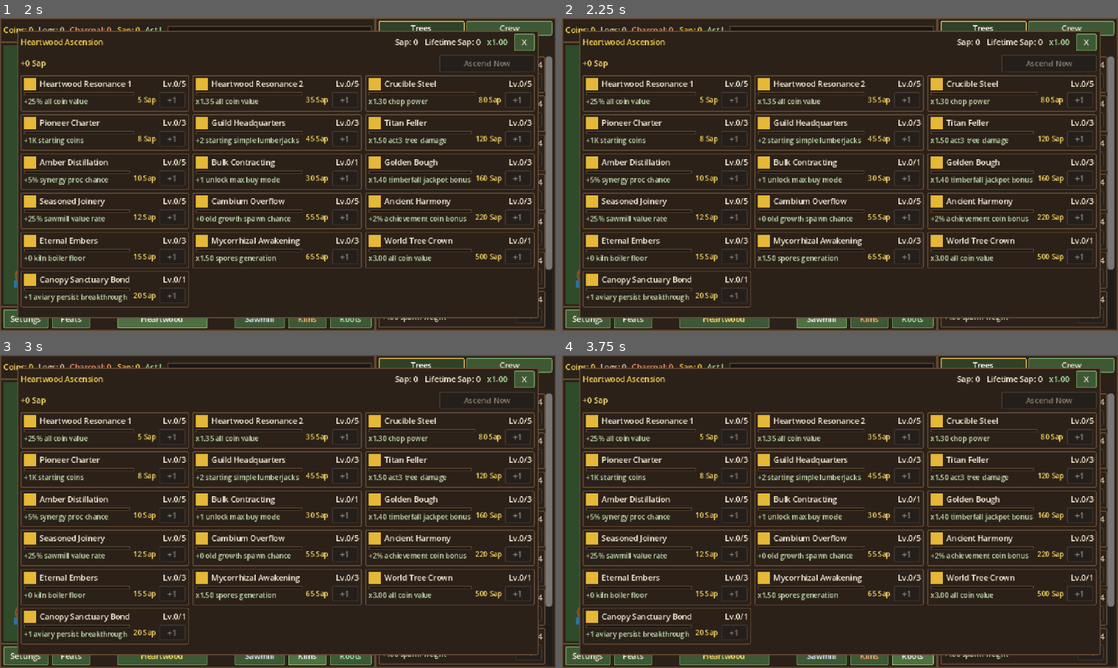
Above: before the commit, frames 1-4 (two rows, left to right).
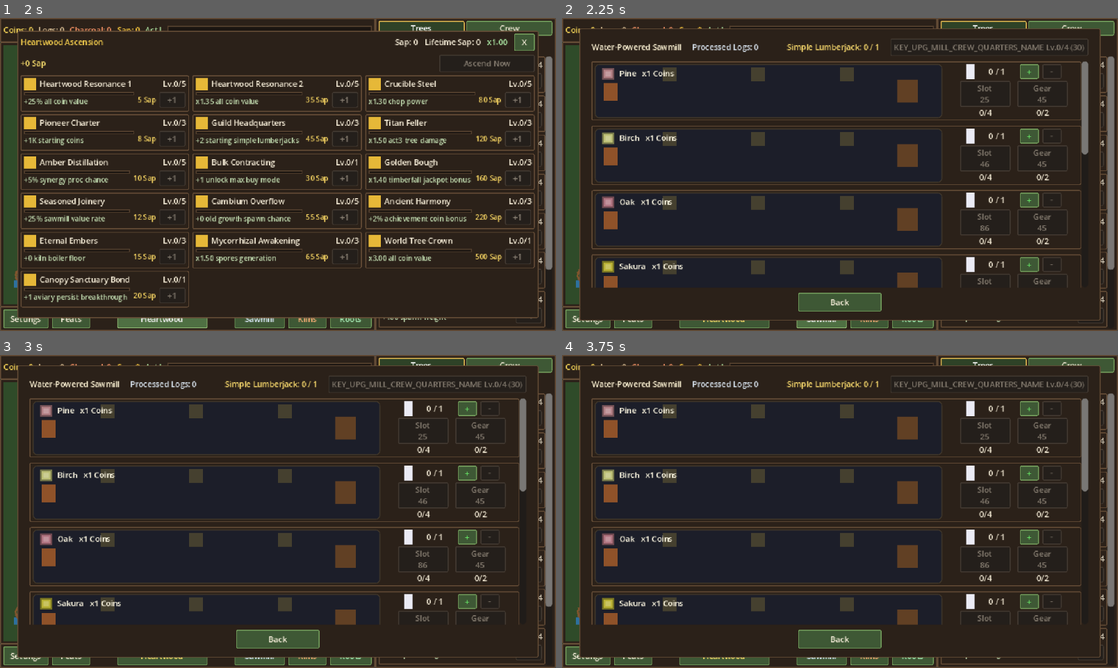
Above: after the commit, the same moments.

Repository: JS-Marinn/treecremental-game
Game: Godot game, scene res://src/boot/boot.tscn
The game is run twice, just before and just after one commit, with the same random seed, the same clock (stepped at 60 frames per second) and the same inputs.
Inputs:
- Up to frame 1 (2 s): click "Feats" at 0.5 s; click "Heartwood" at 1.25 s
- Up to frame 2 (2.25 s): click "Sawmill" at 2 s
- Up to frame 3 (3 s): click "Kilns" at 2.75 s
- Up to frame 4 (3.75 s): click "Roots" at 3.5 s

Frame 1 is identical in both runs. In frame 2, 25% of the frame differs, in the area x 3-97%, y 3-97%; in frame 3, 25%, in the area x 3-97%, y 3-100%; in frame 4, 25%.

Commit message:
test(ecology,prestige): implement Step 5.4 Milestone 5 verification gate and wire separated loop modals into Boot

Diff:
--- a/src/boot/boot.gd
+++ b/src/boot/boot.gd
@@ -1,11 +1,15 @@
 extends Node
 ## Boot entry point (res://src/boot/boot.tscn).
 ## Initializes LocaleResolver, instantiates the Right-Hand Docked MainScreen, mounts the
-## 3/4 LoggingClearing into %WorldRoot, instantiates SawmillModule (Loop 2) and KilnModule (Loop 3),
-## and wires EventBus upgrade/worker/synergy/boiler signals.
+## 3/4 LoggingClearing into %WorldRoot, instantiates SawmillModule (Loop 2), KilnModule (Loop 3),
+## AviaryModule (Loop 4), MyceliumModule (Loop 5), and PrestigeModule, and wires the separated
+## loop modals (The Sawmill, Charcoal Kilns, Canopy Aviary & Mycelium, Heartwood Prestige).
 
 const MAIN_SCREEN_SCENE: PackedScene = preload("res://scenes/ui/main_screen.tscn")
 const LOGGING_CLEARING_SCENE: PackedScene = preload("res://scenes/world/logging_clearing.tscn")
+const MODAL_SAWMILL_SCENE: PackedScene = preload("res://scenes/ui/modals/modal_sawmill.tscn")
+const MODAL_KILNS_SCENE: PackedScene = preload("res://scenes/ui/modals/modal_kilns.tscn")
+const MODAL_ECOLOGY_SCENE: PackedScene = preload("res://scenes/ui/modals/modal_ecology.tscn")
 const MODAL_PRESTIGE_SCENE: PackedScene = preload("res://scenes/ui/modals/modal_prestige.tscn")
 const MODAL_ACHIEVEMENTS_SCENE: PackedScene = preload("res://scenes/ui/modals/modal_achievements.tscn")
 const MODAL_SETTINGS_SCENE: PackedScene = preload("res://scenes/ui/modals/modal_settings.tscn")
@@ -14,6 +18,9 @@
 var logging_camp: LoggingCampModule
 var sawmill_module: SawmillModule
 var kiln_module: KilnModule
+var aviary_module: AviaryModule
+var mycelium_module: MyceliumModule
+var prestige_module: PrestigeModule
 
 
 func _ready() -> void:
@@ -33,6 +40,11 @@
 	add_child(kiln_module)
 	kiln_module.thermal_pressure_changed.connect(_on_thermal_pressure_changed)
 
+	aviary_module = AviaryModule.new()
+	aviary_module.name = "AviaryModule"
+	aviary_module.bind_wallet(main_screen.wallet)
+	add_child(aviary_module)
+
 	var world_root: Node2D = main_screen.get_world_root()
 	if world_root != null:
 		logging_camp = LOGGING_CLEARING_SCENE.instantiate() as LoggingCampModule
@@ -41,6 +53,16 @@
 		if logging_camp.compound_landmark != null:
 			logging_camp.compound_landmark.stoke_requested.connect(func() -> void: kiln_module.stoke_boiler())
 			_sync_compound_landmark()
+
+	mycelium_module = MyceliumModule.new()
+	mycelium_module.name = "MyceliumModule"
+	mycelium_module.bind_dependencies(main_screen.wallet, logging_camp)
+	add_child(mycelium_module)
+
+	prestige_module = PrestigeModule.new()
+	prestige_module.name = "PrestigeModule"
+	prestige_module.bind_dependencies(main_screen, sawmill_module, kiln_module, logging_camp)
+	add_child(prestige_module)
 
 	if is_instance_valid(EventBus):
 		EventBus.upgrade_purchased.connect(_on_upgrade_purchased)
@@ -83,10 +105,22 @@
 	if main_screen == null:
 		return
 	match modal_id:
+		&"sawmill":
+			var modal: ModalSawmillView = MODAL_SAWMILL_SCENE.instantiate() as ModalSawmillView
+			main_screen.show_modal(modal)
+			modal.bind_main_screen(main_screen)
+		&"kilns":
+			var modal: ModalKilnsView = MODAL_KILNS_SCENE.instantiate() as ModalKilnsView
+			main_screen.show_modal(modal)
+			modal.bind_dependencies(main_screen, kiln_module)
+		&"ecology":
+			var modal: ModalEcologyView = MODAL_ECOLOGY_SCENE.instantiate() as ModalEcologyView
+			main_screen.show_modal(modal)
+			modal.bind_dependencies(main_screen, aviary_module, mycelium_module)
 		&"prestige":
 			var modal: ModalPrestigeView = MODAL_PRESTIGE_SCENE.instantiate() as ModalPrestigeView
-			modal.bind_wallet(main_screen.wallet)
 			main_screen.show_modal(modal)
+			modal.bind_dependencies(main_screen, prestige_module)
 		&"achievements":
 			var modal: ModalAchievementsView = MODAL_ACHIEVEMENTS_SCENE.instantiate() as ModalAchievementsView
 			main_screen.show_modal(modal)
--- a/src/features/prestige/prestige_module.gd
+++ b/src/features/prestige/prestige_module.gd
@@ -81,7 +81,7 @@
 
 	if is_instance_valid(EventBus):
 		EventBus.prestige_performed.emit(pending, wallet.get_balance(&"sap"))
-		EventBus.act_breakthrough_unlocked.emit(main_screen.current_act_index + 1)
+		EventBus.breakthrough_reached.emit(main_screen.current_act_index)
 	return pending
 
 
--- a/src/ui/components/sawmill_lane_view.gd
+++ b/src/ui/components/sawmill_lane_view.gd
@@ -17,7 +17,6 @@
 
 @onready var _species_icon: TextureRect = get_node_or_null("%SpeciesIcon") as TextureRect
 @onready var _lane_title_label: Label = get_node_or_null("%LaneTitleLabel") as Label
-@onready var _lane_track: Control = get_node_or_null("%LaneTrackCanvas") as Control
 @onready var _workers_layer: Control = get_node_or_null("%LaneWorkersLayer") as Control
 @onready var _assigned_label: Label = get_node_or_null("%AssignedCountLabel") as Label
 @onready var _plus_btn: Button = get_node_or_null("%PlusWorkerButton") as Button
@@ -136,8 +135,8 @@
 	var h: int = abs(sid.hash())
 	var col := Color(
 		0.45 + float(h % 40) / 100.0,
-		0.32 + float((h / 7) % 45) / 100.0,
-		0.18 + float((h / 31) % 35) / 100.0,
+		0.32 + float((h >> 3) % 45) / 100.0,
+		0.18 + float((h >> 5) % 35) / 100.0,
 		1.0
 	)
 	var img := Image.create(14, 14, false, Image.FORMAT_RGBA8)
--- a/src/ui/main_screen.gd
+++ b/src/ui/main_screen.gd
@@ -89,6 +89,7 @@
 		_left_compound_col != null
 		and _top_resource_bar != null
 		and _compound_viewport != null
+		and _bottom_access_bar != null
 		and _right_command_dock != null
 	)
 
--- a/src/ui/modals/modal_sawmill.gd
+++ b/src/ui/modals/modal_sawmill.gd
@@ -46,6 +46,8 @@
 	var disp: RosterDispatcher = main_screen.roster_dispatcher
 	var act_idx: int = main_screen.current_act_index
 
+	if _title_label != null:
+		_title_label.text = tr("KEY_MODULE_SAWMILL")
 	if _logs_balance_label != null:
 		_logs_balance_label.text = "%s: %s" % [
 			tr("KEY_RESOURCE_PROCESSED_LOGS"),
--- a/tests/smoke/smoke_formulas.gd
+++ b/tests/smoke/smoke_formulas.gd
@@ -22,6 +22,7 @@
 	_test_milestone_2_ui()
 	_test_milestone_3_clearing()
 	_test_milestone_4_sawmill_and_kilns()
+	_test_milestone_5_separated_loops_tertiary_and_prestige()
 	print("SMOKE RESULT: %s (%d failures)" % ["PASS" if _fails == 0 else "FAIL", _fails])
 	get_tree().quit(_fails)
 
@@ -206,11 +207,13 @@
 	var left_col: Control = main_screen.get_node_or_null("%LeftCompoundColumn") as Control
 	var top_bar: Control = main_screen.get_node_or_null("%TopResourceBar") as Control
 	var clearing_vp: Control = main_screen.get_node_or_null("%CompoundViewportContainer") as Control
+	var bottom_bar: Control = main_screen.get_node_or_null("%BottomLoopAccessBar") as Control
 	var right_dock: Control = main_screen.get_node_or_null("%RightCommandDock") as Control
-	_check("MainScreen 432+208 Right-Hand Docked split geometry",
+	_check("MainScreen 432+208 Right-Hand Docked split geometry with BottomLoopAccessBar",
 		left_col != null and left_col.custom_minimum_size == Vector2(432, 360)
 		and top_bar != null and top_bar.custom_minimum_size == Vector2(432, 28)
-		and clearing_vp != null and clearing_vp.custom_minimum_size == Vector2(432, 332)
+		and clearing_vp != null and clearing_vp.custom_minimum_size == Vector2(432, 304)
+		and bottom_bar != null and bottom_bar.custom_minimum_size == Vector2(432, 28)
 		and right_dock != null and right_dock.custom_minimum_size == Vector2(208, 360))
 	var main_split: Control = main_screen.get_node_or_null("MainSplit") as Control
 	var split_min: Vector2 = main_split.get_combined_minimum_size() if main_split != null else Vector2.ZERO
@@ -411,3 +414,87 @@
 	kiln.free()
 	wallet.free()
 	StatAggregator.clear_all()
+
+
+func _test_milestone_5_separated_loops_tertiary_and_prestige() -> void:
+	StatAggregator.clear_all()
+	var main_scene: PackedScene = load("res://scenes/ui/main_screen.tscn") as PackedScene
+	var main_screen: MainScreen = main_scene.instantiate() as MainScreen
+	add_child(main_screen)
+
+	# 1. Verify separated BottomLoopAccessBar buttons (Image 1 layout)
+	_check("BottomLoopAccessBar exposes Sawmill, Kilns, Ecology, Prestige, Feats, and Settings buttons",
+		main_screen.get_node_or_null("%SawmillLoopButton") != null
+		and main_screen.get_node_or_null("%KilnsLoopButton") != null
+		and main_screen.get_node_or_null("%EcologyLoopButton") != null
+		and main_screen.get_node_or_null("%PrestigeModalButton") != null
+		and main_screen.get_node_or_null("%AchievementsModalButton") != null
+		and main_screen.get_node_or_null("%SettingsModalButton") != null)
+
+	# 2. Verify ModalSawmillView (Image 2 horizontal species lanes)
+	var mill_modal_scene: PackedScene = load("res://scenes/ui/modals/modal_sawmill.tscn") as PackedScene
+	var mill_modal: ModalSawmillView = mill_modal_scene.instantiate() as ModalSawmillView
+	add_child(mill_modal)
+	mill_modal.bind_main_screen(main_screen)
+	_check("ModalSawmillView populates 9 horizontal SawmillLaneView rows and Back button",
+		mill_modal._lane_views.size() == 9 and mill_modal.get_node_or_null("%BackButton") != null,
+		str(mill_modal._lane_views.size()))
+	mill_modal._on_lane_worker_delta(&"pine", 1)
+	_check("ModalSawmillView + button assigns Simple Lumberjack to Pine lane",
+		main_screen.roster_dispatcher.get_station_assigned(&"pine") == 1)
+	mill_modal.queue_free()
+
+	# 3. Verify ModalKilnsView and ModalEcologyView
+	var kilns_scene: PackedScene = load("res://scenes/ui/modals/modal_kilns.tscn") as PackedScene
+	var kilns_modal: ModalKilnsView = kilns_scene.instantiate() as ModalKilnsView
+	add_child(kilns_modal)
+	_check("ModalKilnsView populates 8 kiln_* upgrades and Back button",
+		kilns_modal._row_views.size() == 8 and kilns_modal.get_node_or_null("%BackButton") != null)
+	kilns_modal.queue_free()
+
+	var eco_scene: PackedScene = load("res://scenes/ui/modals/modal_ecology.tscn") as PackedScene
+	var eco_modal: ModalEcologyView = eco_scene.instantiate() as ModalEcologyView
+	add_child(eco_modal)
+	_check("ModalEcologyView populates 16 aviary_* and myc_* upgrades and Back button",
+		eco_modal._row_views.size() == 16 and eco_modal.get_node_or_null("%BackButton") != null)
+	eco_modal.queue_free()
+
+	# 4. Verify AviaryModule & MyceliumModule generate Birdseed and Spores
+	var aviary := AviaryModule.new()
+	aviary.bind_wallet(main_screen.wallet)
+	aviary.tick(2.5)
+	aviary.on_tree_felled()
+	var mycelium := MyceliumModule.new()
+	mycelium.bind_dependencies(main_screen.wallet)
+	mycelium.tick(2.5)
+	_check("AviaryModule generates Birdseed and MyceliumModule generates Spores",
+		main_screen.wallet.get_balance(&"birdseed") > 0.0 and main_screen.wallet.get_balance(&"spores") > 0.0,
+		"birdseed=%f, spores=%f" % [main_screen.wallet.get_balance(&"birdseed"), main_screen.wallet.get_balance(&"spores")])
+
+	# 5. Verify PrestigeModule Breakthrough reset & persistence
+	main_screen.set_upgrade_level(&"prop_birch", 2)
+	main_screen.set_upgrade_level(&"myc_phosphorus_exchange", 2)
+	main_screen.set_upgrade_level(&"sap_pioneer_charter", 1)
+	main_screen.wallet.add_currency(&"coins", 250000.0, &"test_gate_1")
+	main_screen.wallet.add_currency(&"processed_logs", 120.0, &"test")
+
+	var prestige_mod := PrestigeModule.new()
+	prestige_mod.bind_dependencies(main_screen)
+	var can_ascend: bool = prestige_mod.can_breakthrough()
+	var sap_earned: float = prestige_mod.execute_breakthrough()
+	_check("PrestigeModule Breakthrough awards Sap, advances Act I -> Act II, resets prop_birch, preserves myc_phosphorus_exchange, and grants starting_coins from sap_pioneer_charter",
+		can_ascend
+		and sap_earned >= 11.0
+		and main_screen.current_act_index == 1
+		and main_screen.get_upgrade_level(&"prop_birch") == 0
+		and main_screen.get_upgrade_level(&"myc_phosphorus_exchange") == 2
+		and is_equal_approx(main_screen.wallet.get_balance(&"processed_logs"), 0.0)
+		and main_screen.wallet.get_balance(&"coins") > 0.0
+		and main_screen.wallet.get_balance(&"spores") > 0.0,
+		"sap=%f, act=%d, coins=%f" % [sap_earned, main_screen.current_act_index, main_screen.wallet.get_balance(&"coins")])
+
+	prestige_mod.free()
+	aviary.free()
+	mycelium.free()
+	main_screen.queue_free()
+	StatAggregator.clear_all()
